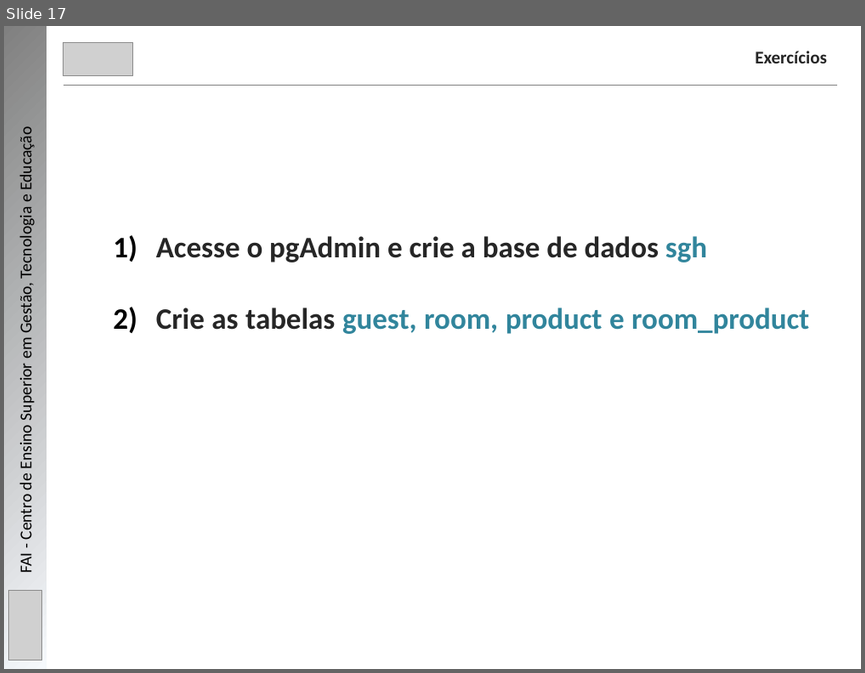
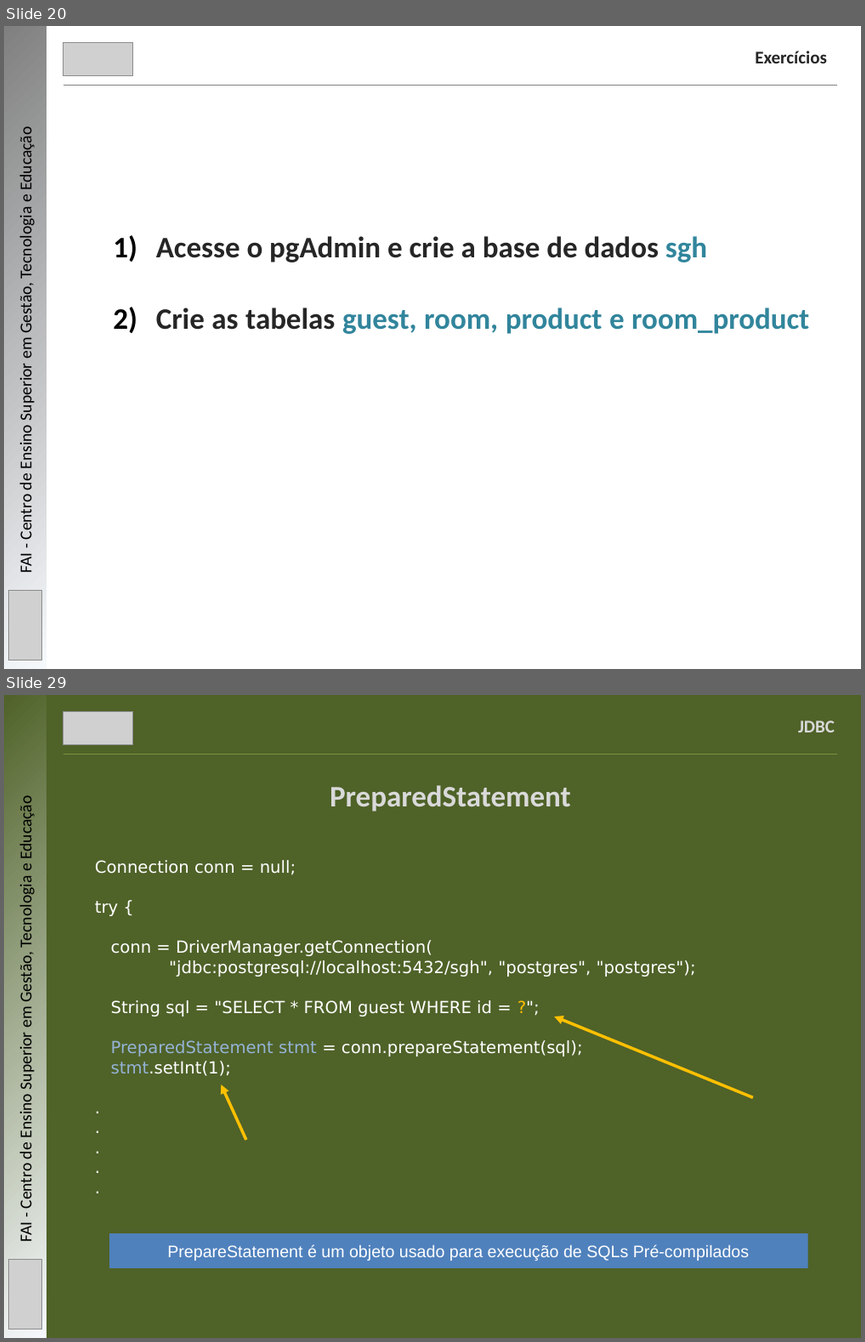
Before and after one commit to mbernardesp/lab-dev-software-sgh, a slide deck: slides/java-com-banco-de-dados.pptx. Shown one above the other, each under a label of ours: slide 17 before the commit, slides 20 and 29 after it; the slides between them are not shown. The pictures are 865x673 and 865x1342 pixels, drawn with LibreOffice and Linux fonts; fonts in the diff are those of the drawing; grey boxes stand for pictures. Boxes give left, top, right and bottom in pixels: in the first picture for what was removed or moved away, otherwise in the second. Text is boxed around its words. In the diff, an @@ line names an element or a change of style, - is before the commit and + after.

```diff
--- a/slides/java-com-banco-de-dados.pptx
+++ b/slides/java-com-banco-de-dados.pptx
@@ slide 29 added at (4, 695, 861, 1338), background #4F6228 @@
@@ rectangle added at (4, 695, 46, 1338), fill gradient #F6F9FC to #4F6228 @@
@@ picture added at (64, 711, 133, 744) @@
@@ text added at (798, 721, 834, 732), 15 pt, text #D9D9D9, bold @@
+JDBC
@@ line added from (64, 755) to (837, 755), #4F6228 0.75 pt @@
@@ text added at (330, 785, 571, 811), 25 pt, text #D9D9D9, bold @@
+PreparedStatement
@@ text added at (16, 801, 36, 1241), 14 pt, text #000000 @@
+FAI - Centro de Ensino Superior em Gestão, Tecnologia e Educação
@@ text added at (95, 860, 696, 1076), 14 pt, text #FFFFFF @@
+Connection conn = null;
+try {
+conn = DriverManager.getConnection(
+"jdbc:postgresql://localhost:5432/sgh", "postgres", "postgres");
+String sql = "SELECT * FROM guest WHERE id = ?";
+PreparedStatement stmt = conn.prepareStatement(sql);
+stmt.setInt(1);
+.
+.
+.
+.
+.
@@ arrow added from (753, 1098) to (554, 1016), #FFC000 2.5 pt @@
@@ arrow added from (246, 1140) to (221, 1084), #FFC000 2.5 pt @@
@@ rectangle added at (109, 1233, 808, 1268), fill #4F81BD, 14 pt, text #FFFFFF @@
+PrepareStatement é um objeto usado para execução de SQLs Pré-compilados
@@ picture added at (9, 1259, 42, 1329) @@
@@ what was slide 17 is now slide 20 @@
```
Also in this commit, not shown: 9 slides changed, 7 other slides added, 2 other files.
